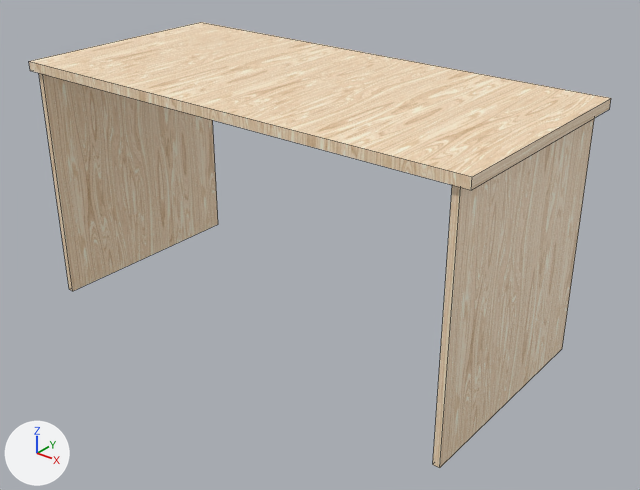
Two versions of the Blender file assets/models/construction/objects/desktop_chair_01.blend, one commit apart.
One viewpoint serves both versions: a 50 mm camera at (2.465, -2.059, 1.538) aimed at (0.869, -0.063, 0.3). Lighting does not change. The marker at lower left points along +X, +Y and +Z. The picture after the commit comes second. Mesh edges are drawn as thin lines. The same objects are shown in both versions, whatever each file hides.

The first picture shows 'desktop'.
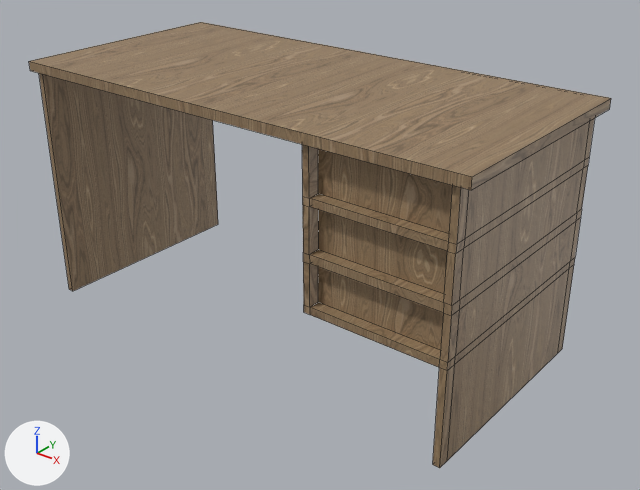
Changed parts and their boxes (x1, y1, x2, y2) in the pictures (640 x 490 px):
part 1 of me_cube_008, built on: before (433, 118, 595, 468); after (302, 118, 595, 468)
part 2 of me_cube_008, recoloured (beige to brown): (29, 22, 611, 291) in both

Edits to the bpy script that builds the scene:
```text
Add img_wood4_png:
    img_wood4_png = load_image('wood4.png', '../../../textures/yeikod/wood/wood4.png', 512, 512, 'sRGB')
Add mat_wood4_png:
    mat_wood4_png = principled_material('wood4.png')
    mat_wood4_png.texture = img_wood4_png
Change me_cube_008:
    used by ob_desktop; location = (0.002, 0.0, 0.492); scale = (0.0268, 0.0268, 0.0268)
    remove me_cube_008.from_pydata(...)  # 24 vertices, 18 faces; spans x -0.9..59.5, y -16.5..12.1, z -18.5..12.5
    add me_cube_008.from_pydata(...)  # 119 vertices, 100 faces; spans x -0.9..59.5, y -16.5..12.1, z -18.5..12.5
    me_cube_008 part 1
    6 faces are deleted
    19 vertices are added at x 41.0..58.1, y -15.9..11.8, z -18.5..12.4
    6 new vertices lie (0.0, 0.0, -5.7) away from vertices in x 57.3..58.1, y -15.9..11.8, z 11.5
    6 new vertices lie (0.0, -1.3, 0.0) away from vertices in x 57.3..58.1, y 11.8, z -18.5..11.5
    8 new vertices lie (0.0, 0.0, 11.4) away from vertices in x 57.3..58.1, y -15.9..11.8, z -18.5
    6 new vertices lie (0.0, 0.0, -0.9) away from vertices in x 57.3..58.1, y -15.9..11.8, z 5.8
    6 new vertices lie (0.0, 0.0, -5.1) away from vertices in x 57.3..58.1, y -15.9..11.8, z 4.9
    7 new vertices lie (-15.5, 0.0, 0.0) away from vertices in x 57.3, y -15.9..11.8, z -7.1..5.8
    8 new vertices lie (0.0, 0.0, 0.8) away from vertices in x 41.8..58.1, y -15.9..11.8, z -7.1
    8 new vertices lie (-0.8, 0.0, 0.0) away from vertices in x 41.8, y -15.9..11.8, z -7.1..5.8
    10 new vertices lie (0.0, 1.4, 0.0) away from vertices in x 41.0..57.3, y -15.9, z -6.3..5.8
    11 new vertices lie (0.0, 0.0, 5.0) away from vertices in x 41.0..58.1, y -15.9..11.8, z -6.3
    88 new faces join them
    me_cube_008 part 2: 12 faces spanning x -0.9..59.5, y -16.5..12.1, z -18.5..12.5 switch from mat_wood5_png (picture img_wood5_png) to mat_wood4_png (picture img_wood4_png)
```
